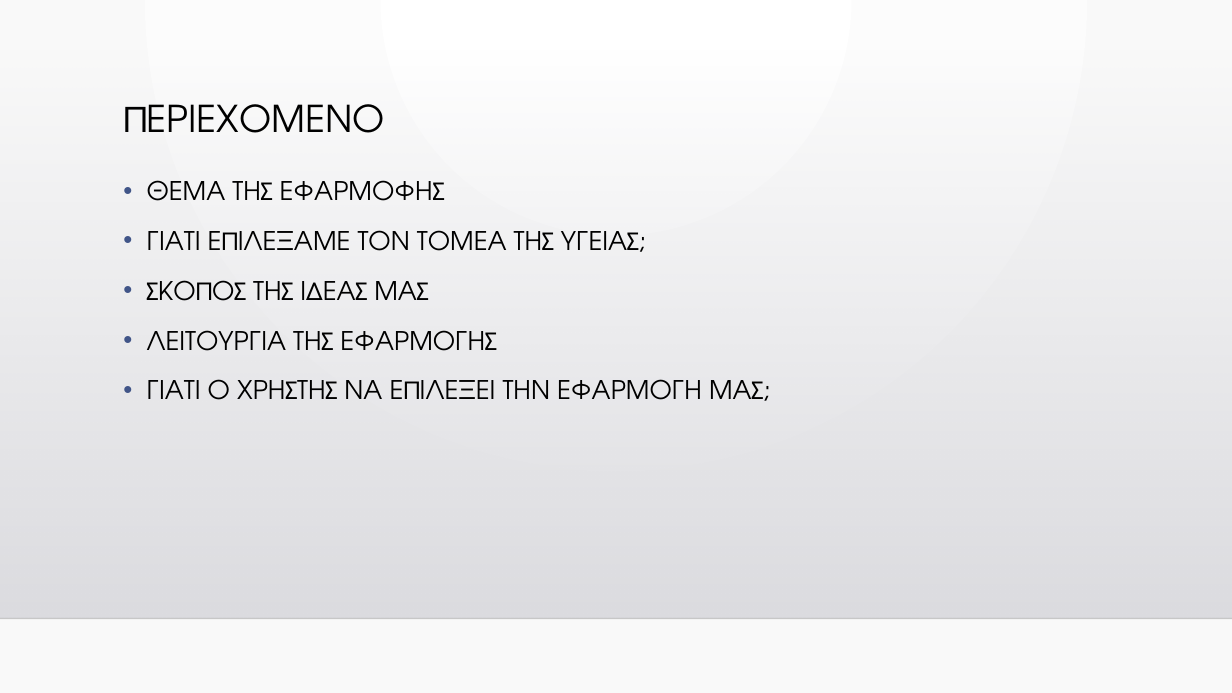
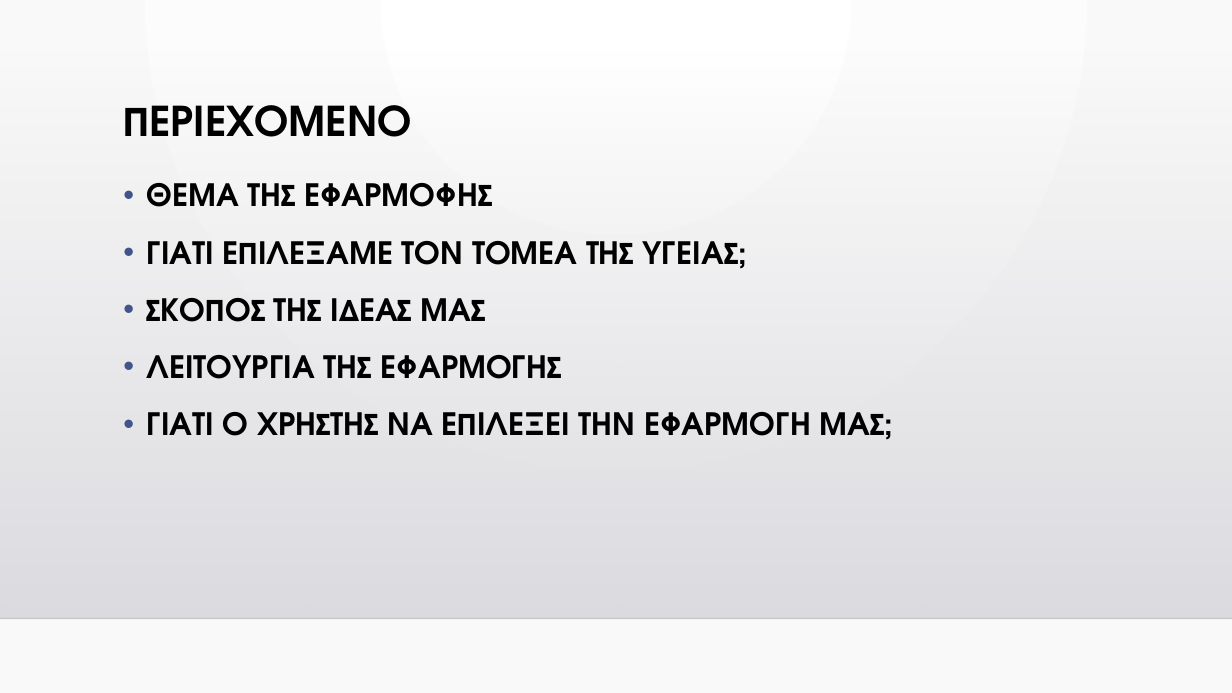
Before and after one commit to hackathon-cyinsurtech/Flash, a slide deck: slide 2 of Presentation.pptx. Drawn at 1232x693 pixels with LibreOffice and Linux fonts; fonts in the diff are those of the drawing; background and template pictures are left out. Boxes give left, top, right and bottom in pixels: in the first picture for what was removed or moved away, otherwise in the second. Text is boxed around its words. In the diff, an @@ line names an element or a change of style, - is before the commit and + after.

```diff
--- a/Presentation.pptx
+++ b/Presentation.pptx
@@ title "ΠΕΡΙΕΧΟΜΕΝΟ" at [123,105,412,137]: size 28.8 to 32 pt, bold on @@
@@ text "ΘΕΜΑ ΤΗΣ ΕΦΑΡΜΟΦΗΣ" at [147,183,893,440]: size 20 to 24 pt, bold on @@
```
Also in this commit, not shown: 6 other slides changed.
